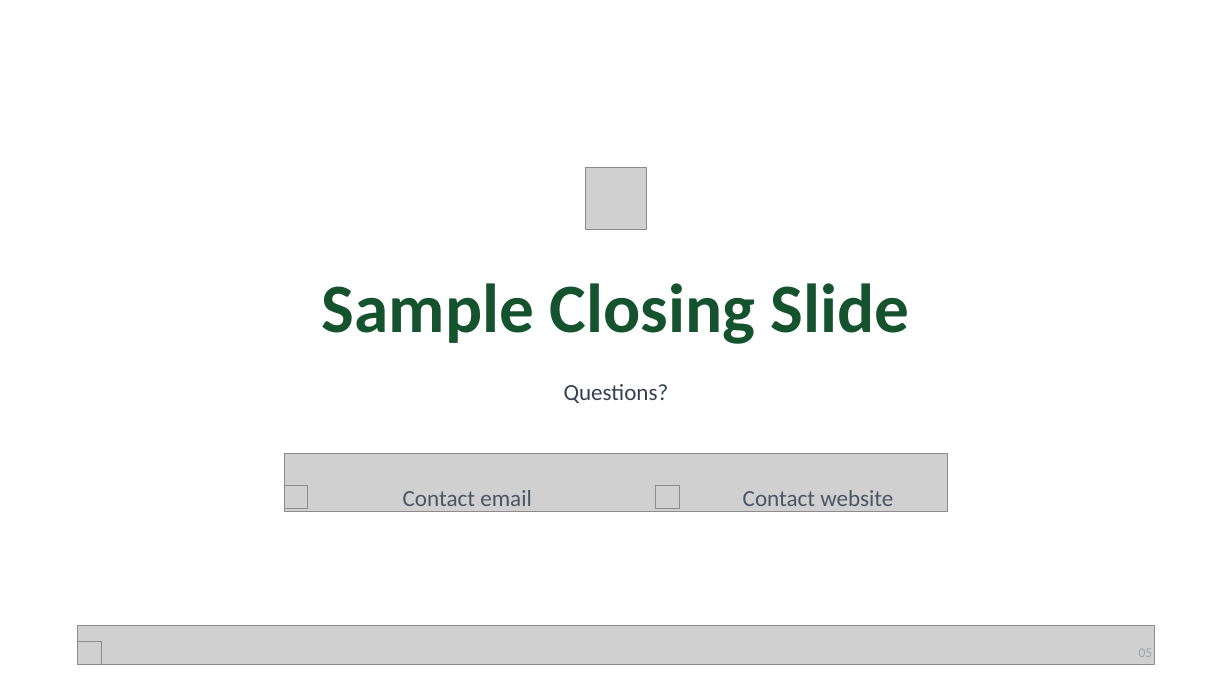
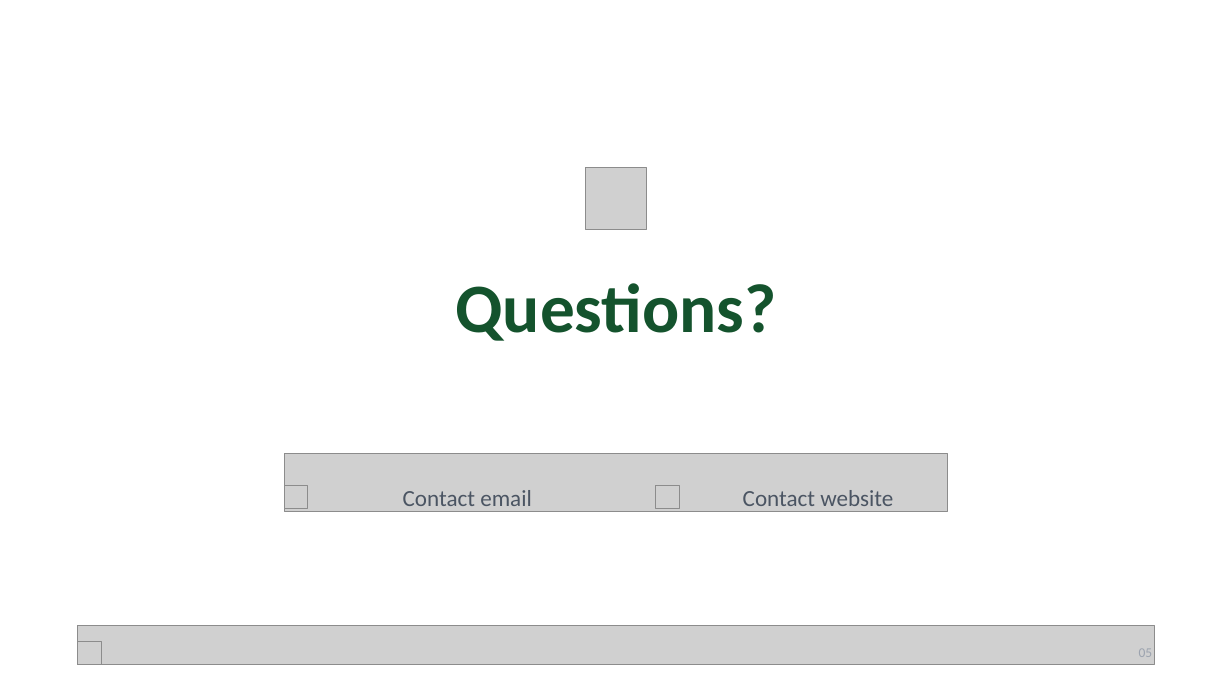
Before and after one commit to julierose/python_automation, a slide deck: slide 5 of pptx_automation/Sample_Deck_Template.pptx. Drawn at 1232x693 pixels with LibreOffice and Linux fonts; fonts in the diff are those of the drawing; grey boxes stand for pictures. Boxes give left, top, right and bottom in pixels: in the first picture for what was removed or moved away, otherwise in the second. Text is boxed around its words. In the diff, an @@ line names an element or a change of style, - is before the commit and + after.

Commit message:
Update Sample_Deck_Template.pptx
Replace generic text

```diff
--- a/pptx_automation/Sample_Deck_Template.pptx
+++ b/pptx_automation/Sample_Deck_Template.pptx
@@ text "Questions?": place and size @@
-text "Questions?" at [564, 384, 669, 403]
+text "Questions?" at [455, 283, 776, 341]
@@ text "Questions?" at [455, 283, 776, 341]: size 18 to 54 pt, text colour #374151 to #14532D, bold on; line spacing 28.8pt to 1 @@
@@ text removed at [322, 283, 910, 344] @@
-Sample Closing Slide
```
Also in this commit, not shown: 1 other slide changed, 3 slides added, 3 slides removed.
